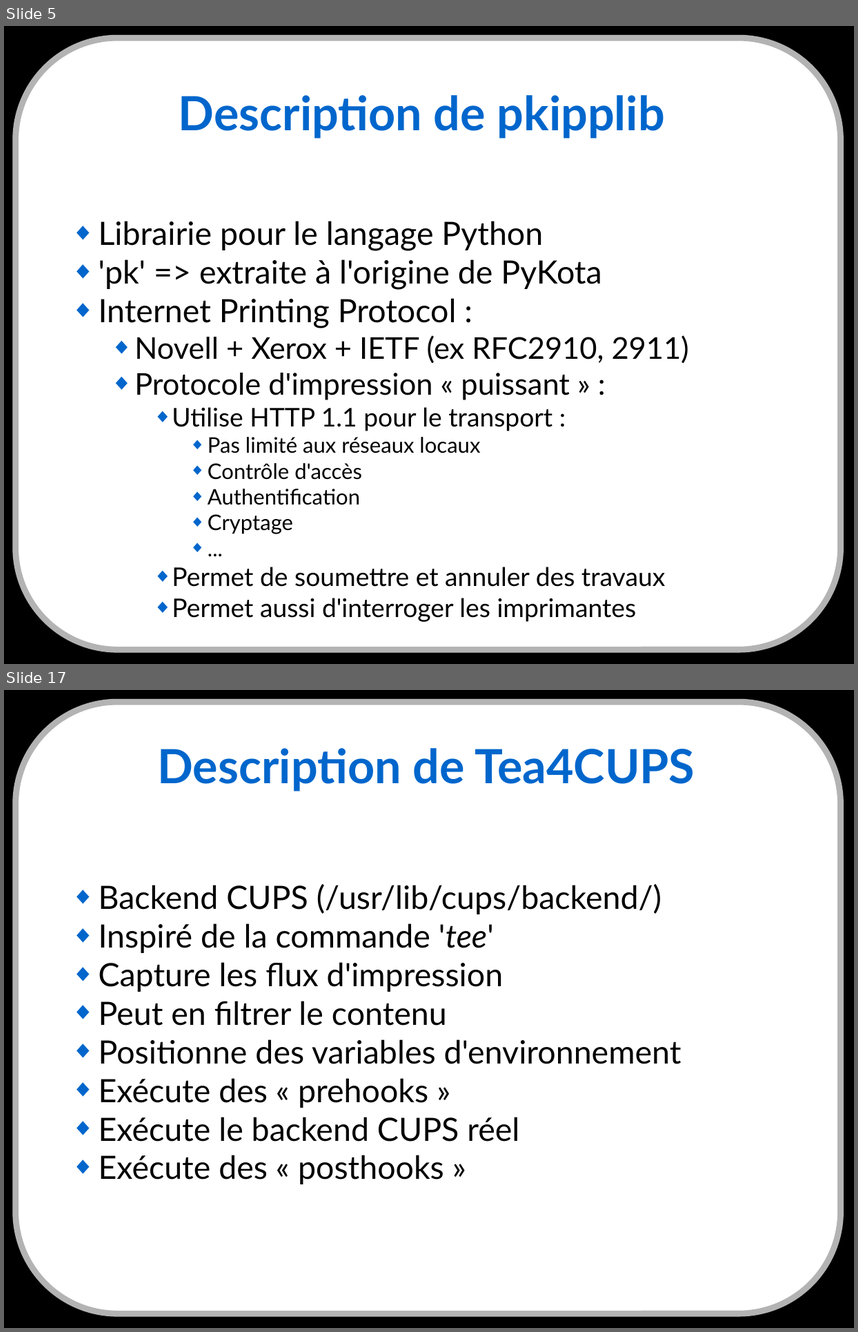
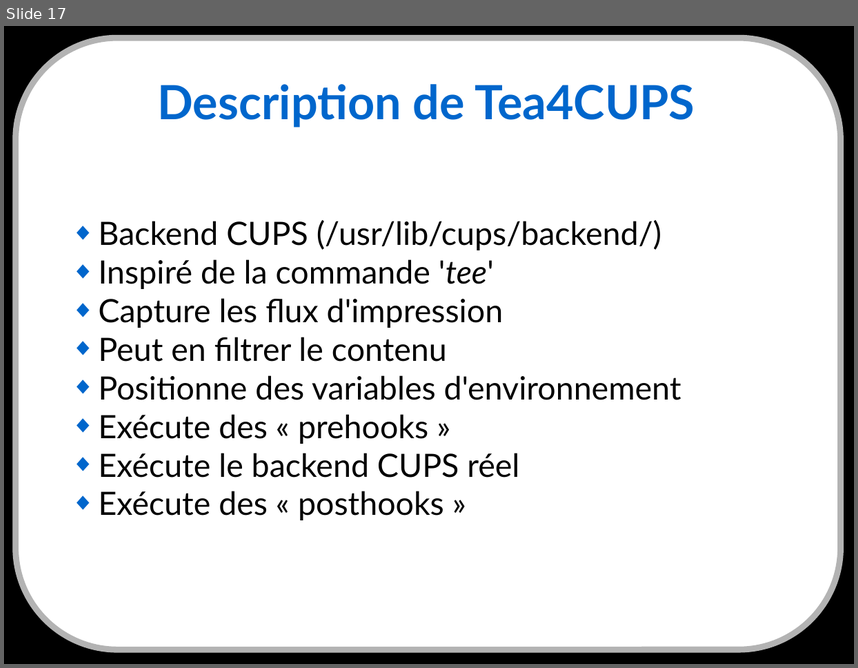
Before and after one commit to cnighswonger/pykota, a slide deck: docs/presentations/english/conference_jm2l2008-20081115.odp. Shown one above the other, each under a label of ours: slides 5 and 17 before the commit, slide 17 after it; the slides between them are not shown. The pictures are 858x1332 and 858x668 pixels, drawn with LibreOffice and Linux fonts; fonts in the diff are those of the drawing. Boxes give left, top, right and bottom in pixels: in the first picture for what was removed or moved away, otherwise in the second. Text is boxed around its words. In the diff, an @@ line names an element or a change of style, - is before the commit and + after.

```diff
--- a/docs/presentations/english/conference_jm2l2008-20081115.odp
+++ b/docs/presentations/english/conference_jm2l2008-20081115.odp
@@ slide 5 removed at [4,26,854,664], background #000000; not listed: 1 template element that a slide beside it also shows @@
@@ title removed at [179,95,665,138] @@
-Description de pkipplib
@@ text removed at [99,221,689,621] @@
-◆ Librairie pour le langage Python
-◆ 'pk' => extraite à l'origine de PyKota
-◆ Internet Printing Protocol :
-  ◆ Novell + Xerox + IETF (ex RFC2910, 2911)
-  ◆ Protocole d'impression « puissant » :
-    ◆ Utilise HTTP 1.1 pour le transport :
-      ◆ Pas limité aux réseaux locaux
-      ◆ Contrôle d'accès
-      ◆ Authentification
-      ◆ Cryptage
-      ◆ ...
-    ◆ Permet de soumettre et annuler des travaux
-    ◆ Permet aussi d'interroger les imprimantes
```
Also in this commit, not shown: 9 slides changed, 7 slides added, 6 other slides removed.
